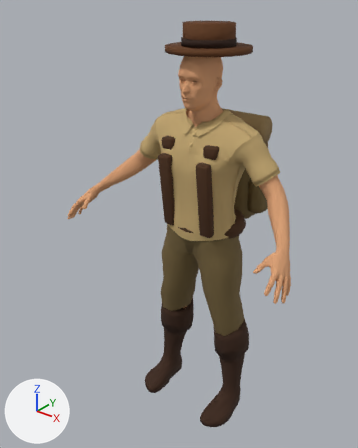
The glTF model models/adventurer_realistic.glb: old version first, new version second.
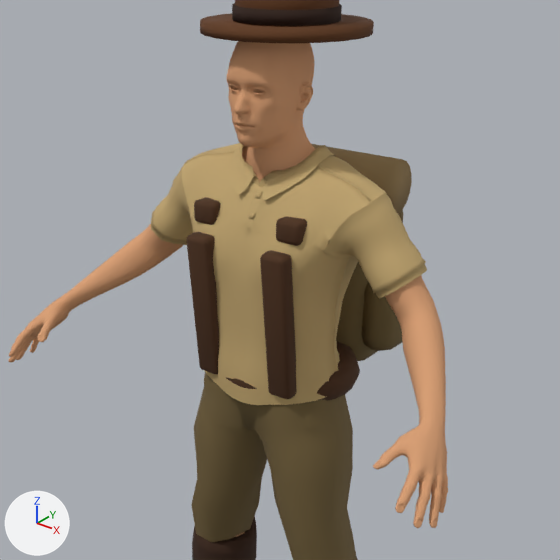
Each version appears first whole from a camera (50 mm lens) standing at (1.212, -1.716, 1.986) and looking at (-0.097, -0.08, 0.972), and next in a close-up on the part from 18% to 97% of the width and 8% to 71% of the height. Arrows for +X, +Y and +Z are at lower left; the lights stay in place. The older version's two pictures come first. Vertices at exactly the same position are counted once.

Script lines for the objects in view, before the commit:
```python
ob_backpack = bpy.data.objects.new('Backpack', me_cube_002)
ob_backpack.location = (0.0, 0.0, 0.0)
ob_backpackpocket_001 = bpy.data.objects.new('BackpackPocket.001', me_cube_005)
ob_backpackpocket_001.location = (0.0, 0.0, 0.0)
ob_bedroll = bpy.data.objects.new('Bedroll', me_cylinder_003)
ob_bedroll.location = (0.0, 0.0, 0.0)
ob_hatcrown = bpy.data.objects.new('HatCrown', me_cylinder_001)
ob_hatcrown.location = (0.0, 0.0, 0.0)
ob_strapl = bpy.data.objects.new('StrapL', me_cube_008)
ob_strapl.location = (0.0, 0.0, 0.0)
ob_strapr = bpy.data.objects.new('StrapR', me_cube_010)
ob_strapr.location = (0.0, 0.0, 0.0)
ob_straptopl = bpy.data.objects.new('StrapTopL', me_cube_007)
ob_straptopl.location = (0.0, 0.0, 0.0)
ob_straptopr = bpy.data.objects.new('StrapTopR', me_cube_009)
ob_straptopr.location = (0.0, 0.0, 0.0)
# also in view: 'HatBand' at (0.0, -0.012, 1.779); 'Human.cortu_cargo_pants' at (0.0, -0.017, 0.748); 'Human' at (0.0, -0.142, 1.04); 'HatBrim' at (0.0, -0.012, 1.752); 'Human.namuhekam_male_polo_shirt' at (0.0, -0.029, 1.237)
```
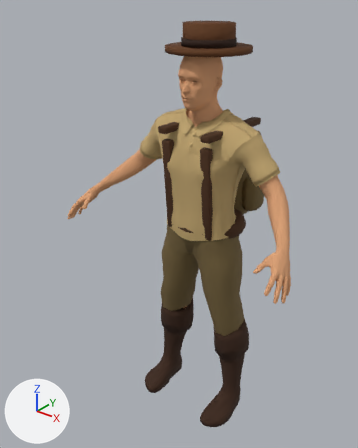
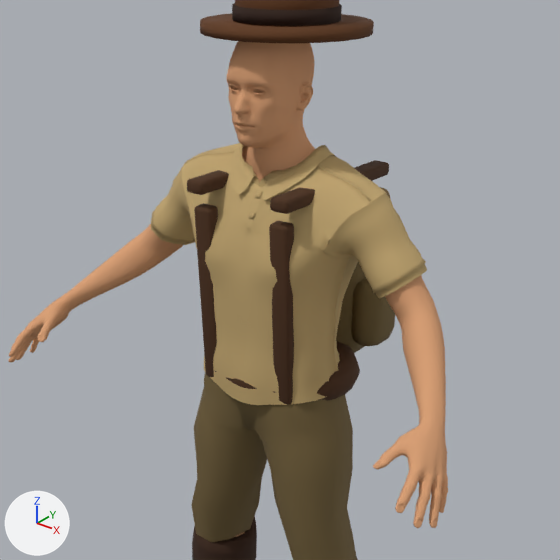
What differs and where, as boxes (x1, y1, x2, y2) in the close-ups (560 x 560 px):
'StrapR', reshaped
    before: (260, 250, 297, 399)
    after: (269, 221, 294, 405)
'StrapL', reshaped
    before: (186, 232, 219, 374)
    after: (194, 203, 218, 377)
'BackpackPocket.001', moved, rescaled
    before: (362, 282, 402, 351)
    after: (351, 278, 395, 346)
'Bedroll', moved, rescaled (mostly hidden afterwards)
    before: (312, 144, 412, 214)
    after: (380, 187, 390, 198)
'Backpack', moved, rescaled
    before: (336, 262, 377, 361)
    after: (336, 262, 366, 353)
'StrapOverR', added (brown)
    after: (270, 160, 389, 214)
'StrapTopR', deleted (brown)
    before: (276, 216, 307, 246)
'StrapOverL', added (brown)
    after: (187, 170, 229, 195)
'StrapTopL', deleted (brown)
    before: (194, 197, 221, 225)

What changed in the scene script:
```text
Change me_cube_002:
    used by ob_backpack; location = (0.0, 0.0, 0.0)
    remove me_cube_002.from_pydata(...)  # 56 vertices, 108 faces; spans x -0.15..0.15, y 0.1..0.28, z 0.963..1.363
    add me_cube_002.from_pydata(...)  # 56 vertices, 108 faces; spans x -0.125..0.125, y 0.095..0.245, z 0.983..1.323
    me_cube_002 part 1: the whole mesh is scaled about its middle by (0.833, 0.833, 0.853), then moved by (0.0, -0.02, -0.01)
Change me_cube_005:
    used by ob_backpackpocket_001; location = (0.0, 0.0, 0.0)
    remove me_cube_005.from_pydata(...)  # 56 vertices, 108 faces; spans x 0.125..0.215, y 0.12..0.26, z 1.018..1.208
    add me_cube_005.from_pydata(...)  # 56 vertices, 108 faces; spans x 0.105..0.185, y 0.11..0.23, z 1.028..1.198
    me_cube_005 part 2: the whole mesh is scaled about its middle by (0.894, 0.851, 0.9), then moved by (-0.025, -0.02, 0.0)
Change me_cylinder_003:
    used by ob_bedroll; location = (0.0, 0.0, 0.0)
    remove me_cylinder_003.from_pydata(...)  # 36 vertices, 68 faces; spans x -0.17..0.17, y 0.125..0.255, z 1.339..1.467
    add me_cylinder_003.from_pydata(...)  # 36 vertices, 68 faces; spans x -0.14..0.14, y 0.12..0.22, z 1.304..1.402
    me_cylinder_003 part 3: the whole mesh is scaled about its middle by (0.824, 0.769, 0.769), then moved by (0.0, -0.02, -0.05)
Change me_cube_008:
    used by ob_strapl; location = (0.0, 0.0, 0.0)
    remove me_cube_008.from_pydata(...)  # 56 vertices, 108 faces; spans x -0.13..-0.07, y -0.189..-0.111, z 0.993..1.333
    add me_cube_008.from_pydata(...)  # 56 vertices, 108 faces; spans x -0.123..-0.078, y -0.169..-0.101, z 0.973..1.393
    me_cube_008 part 4: 56 of 56 vertices moved; they spanned x -0.13..-0.07, y -0.189..-0.111, z 0.993..1.333 and now span x -0.123..-0.078, y -0.169..-0.101, z 0.973..1.393; mean shift (0.0, 0.015, 0.02)
Change me_cube_010:
    used by ob_strapr; location = (0.0, 0.0, 0.0)
    remove me_cube_010.from_pydata(...)  # 56 vertices, 108 faces; spans x 0.07..0.13, y -0.189..-0.111, z 0.993..1.333
    add me_cube_010.from_pydata(...)  # 56 vertices, 108 faces; spans x 0.078..0.123, y -0.169..-0.101, z 0.973..1.393
    me_cube_010 part 5: 56 of 56 vertices moved; they spanned x 0.07..0.13, y -0.189..-0.111, z 0.993..1.333 and now span x 0.078..0.123, y -0.169..-0.101, z 0.973..1.393; mean shift (0.0, 0.015, 0.02)
Add me_cube_009_1:
    me_cube_009_1.from_pydata(...)  # 56 vertices, 108 faces; spans x 0.088..0.132, y -0.18..0.22, z 1.421..1.451
    me_cube_009_1.materials.append(mat_flat_straptopr)  # brown #4b2d13
Add me_cube_007_1:
    me_cube_007_1.from_pydata(...)  # 56 vertices, 108 faces; spans x -0.132..-0.088, y -0.18..0.22, z 1.421..1.451
    me_cube_007_1.materials.append(mat_flat_straptopl)  # brown #4b2d13
Remove ob_straptopl:
    ob_straptopl = bpy.data.objects.new('StrapTopL', me_cube_007)
    ob_straptopl.location = (0.0, 0.0, 0.0)
Remove ob_straptopr:
    ob_straptopr = bpy.data.objects.new('StrapTopR', me_cube_009)
    ob_straptopr.location = (0.0, 0.0, 0.0)
Add ob_strapoverr:
    ob_strapoverr = bpy.data.objects.new('StrapOverR', me_cube_009_1)
    ob_strapoverr.location = (0.0, 0.0, 0.0)
Add ob_strapoverl:
    ob_strapoverl = bpy.data.objects.new('StrapOverL', me_cube_007_1)
    ob_strapoverl.location = (0.0, 0.0, 0.0)
```
